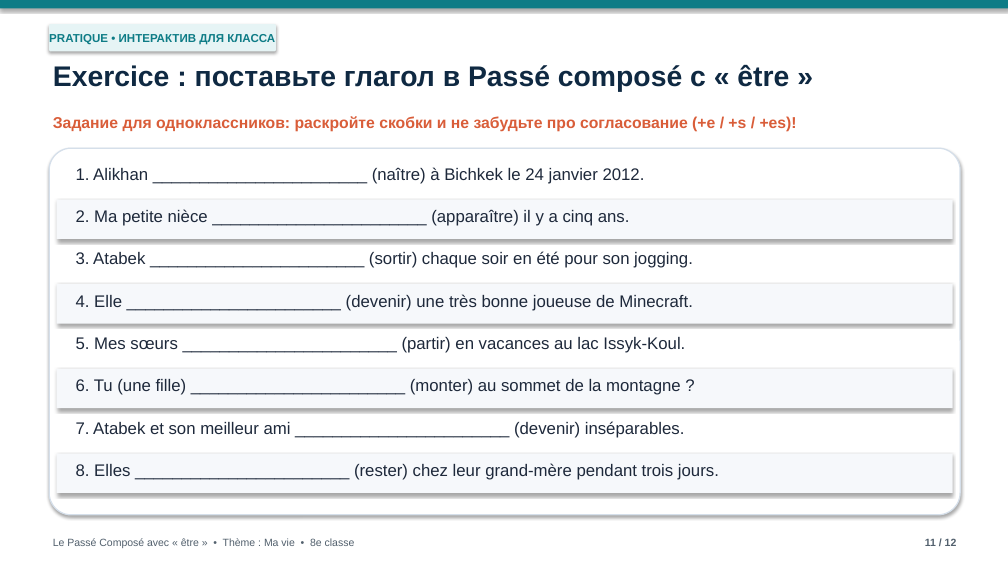
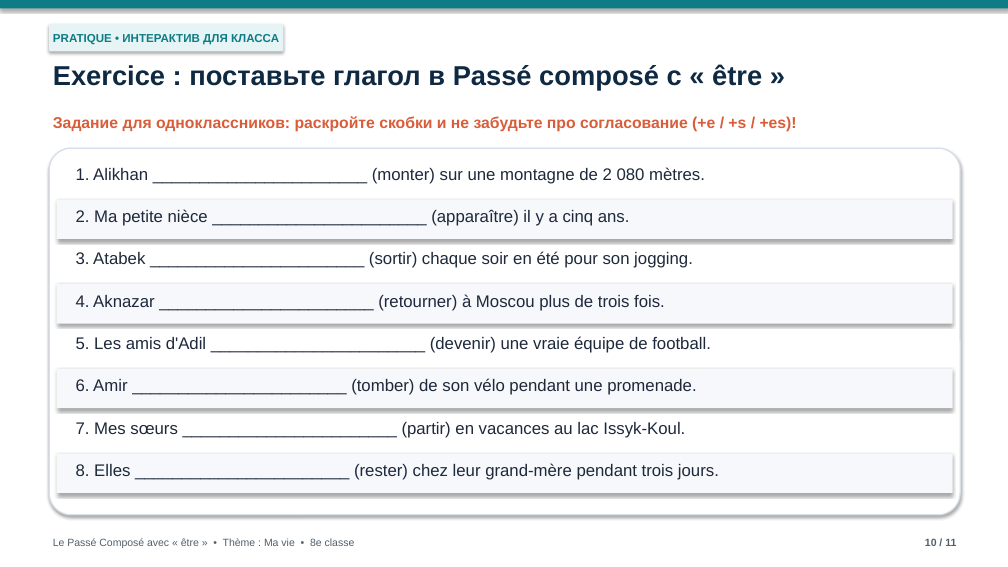
Before and after one commit to graz1p777dev/ma-vie-presentation, a slide deck: slide 10 of Ma_vie_Passe_Compose.pptx (slide 11 before the commit). Drawn at 1008x567 pixels with LibreOffice and Linux fonts; fonts in the diff are those of the drawing; background and template pictures are left out. Boxes give left, top, right and bottom in pixels: in the first picture for what was removed or moved away, otherwise in the second. Text is boxed around its words. In the diff, an @@ line names an element or a change of style, - is before the commit and + after.

Commit message:
Include all facts on Alikhan's slide (doctor/programmer/niece/Issyk-Kul) and unify all 5 member slides

```diff
--- a/Ma_vie_Passe_Compose.pptx
+++ b/Ma_vie_Passe_Compose.pptx
@@ rounded rectangle "PRATIQUE • ИНТЕРАКТИВ ДЛЯ КЛАССА": place and size @@
-rounded rectangle "PRATIQUE • ИНТЕРАКТИВ ДЛЯ КЛАССА" at box(49, 24, 276, 51)
+rounded rectangle "PRATIQUE • ИНТЕРАКТИВ ДЛЯ КЛАССА" at box(49, 24, 284, 51)
@@ text "Exercice : поставьте глагол в ..." at box(53, 64, 762, 90): size 27 to 26 pt @@
@@ text at box(76, 167, 705, 184): text changed @@
-1. Alikhan _______________________ (naître) à Bichkek le 24 janvier 2012.
+1. Alikhan _______________________ (monter) sur une montagne de 2 080 mètres.
@@ text at box(76, 294, 665, 311): text changed @@
-4. Elle _______________________ (devenir) une très bonne joueuse de Minecraft.
+4. Aknazar _______________________ (retourner) à Moscou plus de trois fois.
@@ text at box(76, 336, 711, 353): text changed @@
-5. Mes sœurs _______________________ (partir) en vacances au lac Issyk-Koul.
+5. Les amis d'Adil _______________________ (devenir) une vraie équipe de football.
@@ text at box(76, 378, 696, 395): text changed @@
-6. Tu (une fille) _______________________ (monter) au sommet de la montagne ?
+6. Amir _______________________ (tomber) de son vélo pendant une promenade.
@@ text at box(76, 422, 685, 438): text changed @@
-7. Atabek et son meilleur ami _______________________ (devenir) inséparables.
+7. Mes sœurs _______________________ (partir) en vacances au lac Issyk-Koul.
@@ text at box(925, 538, 956, 546): text changed @@
-11 / 12
+10 / 11
```
Also in this commit, not shown: 10 other slides changed, 1 slide removed, 2 other files.
